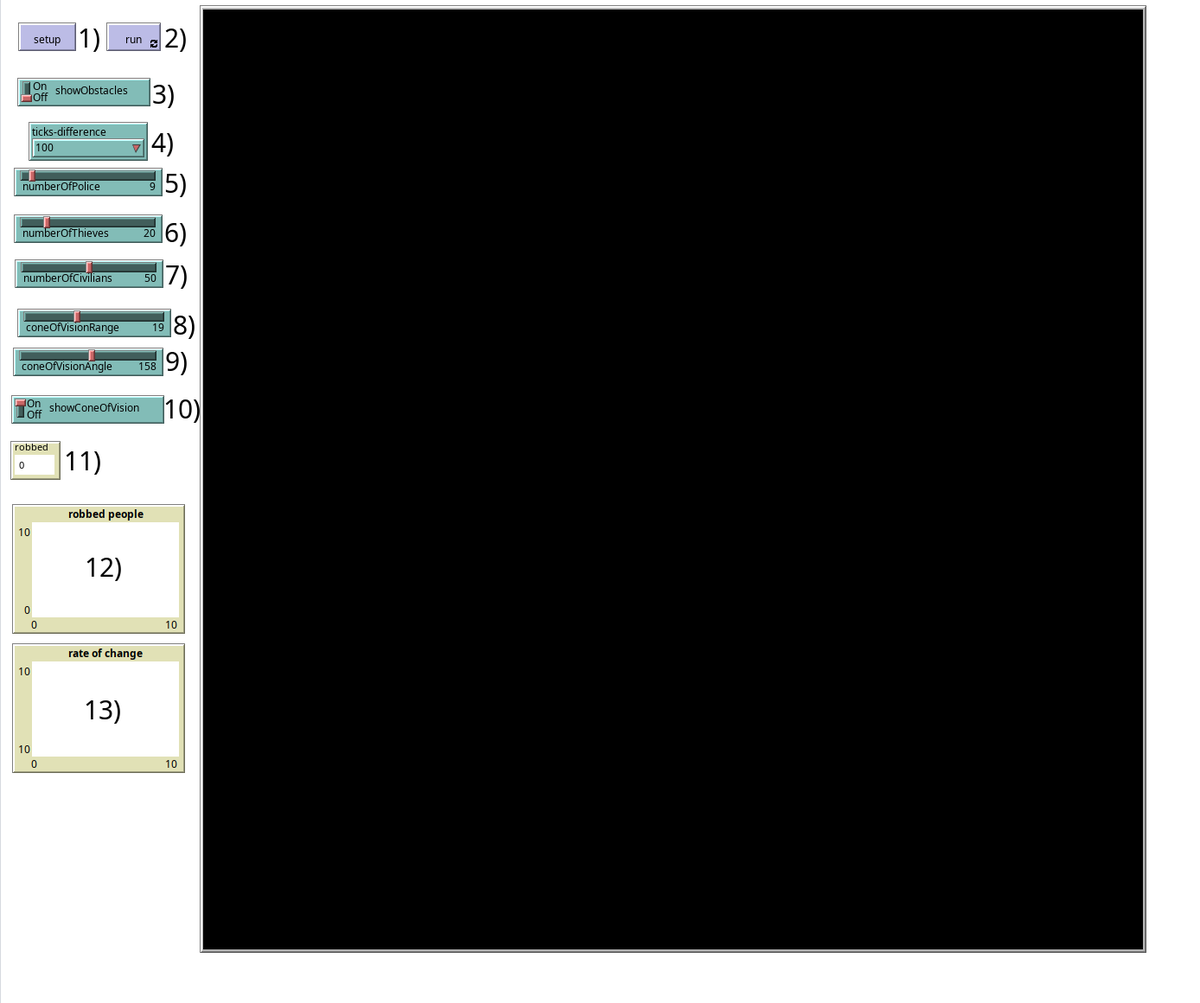
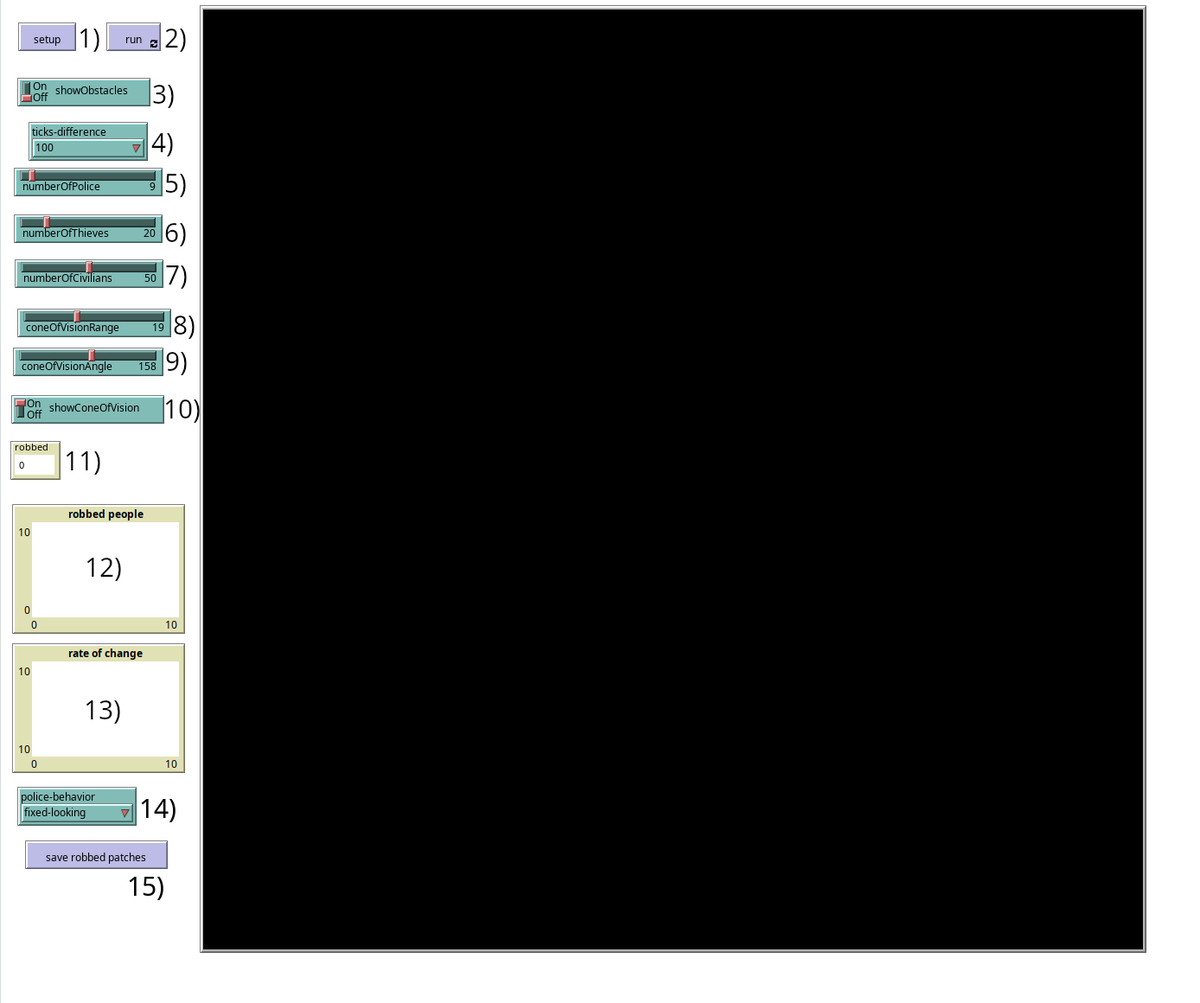
Comparing the layer stacks of the two 1200x1003 images. Changes:
removed layer "13)" over [left=85, top=700, right=121, bottom=724]
removed layer "12)" over [left=86, top=557, right=122, bottom=581]
removed layer "11)" over [left=65, top=451, right=101, bottom=475]
removed layer "10)" over [left=165, top=399, right=200, bottom=423]
removed layer "9)" over [left=165, top=351, right=187, bottom=376]
removed layer "8)" over [left=173, top=315, right=195, bottom=339]
removed layer "7)" over [left=165, top=265, right=187, bottom=289]
removed layer "6)" over [left=165, top=223, right=186, bottom=247]
removed layer "5)" over [left=165, top=173, right=186, bottom=198]
renamed "4)" to "15)", painted on it over [left=128, top=133, right=173, bottom=900]
renamed "3)" to "14)", painted on it over [left=140, top=84, right=176, bottom=823]
removed layer "2)" over [left=165, top=28, right=186, bottom=52]
removed layer "1)" over [left=79, top=28, right=100, bottom=52]
renamed "first_screen.png" to "first_screen-with-numbers.png", painted on it over [left=17, top=28, right=200, bottom=900]
